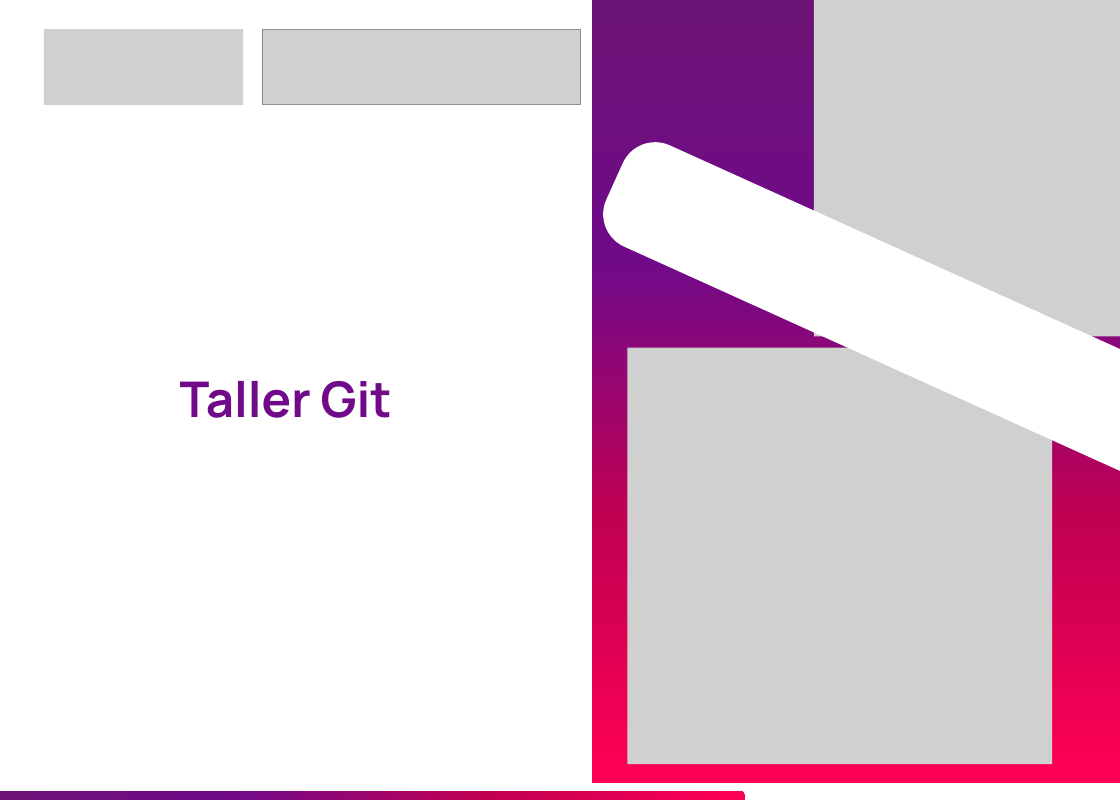
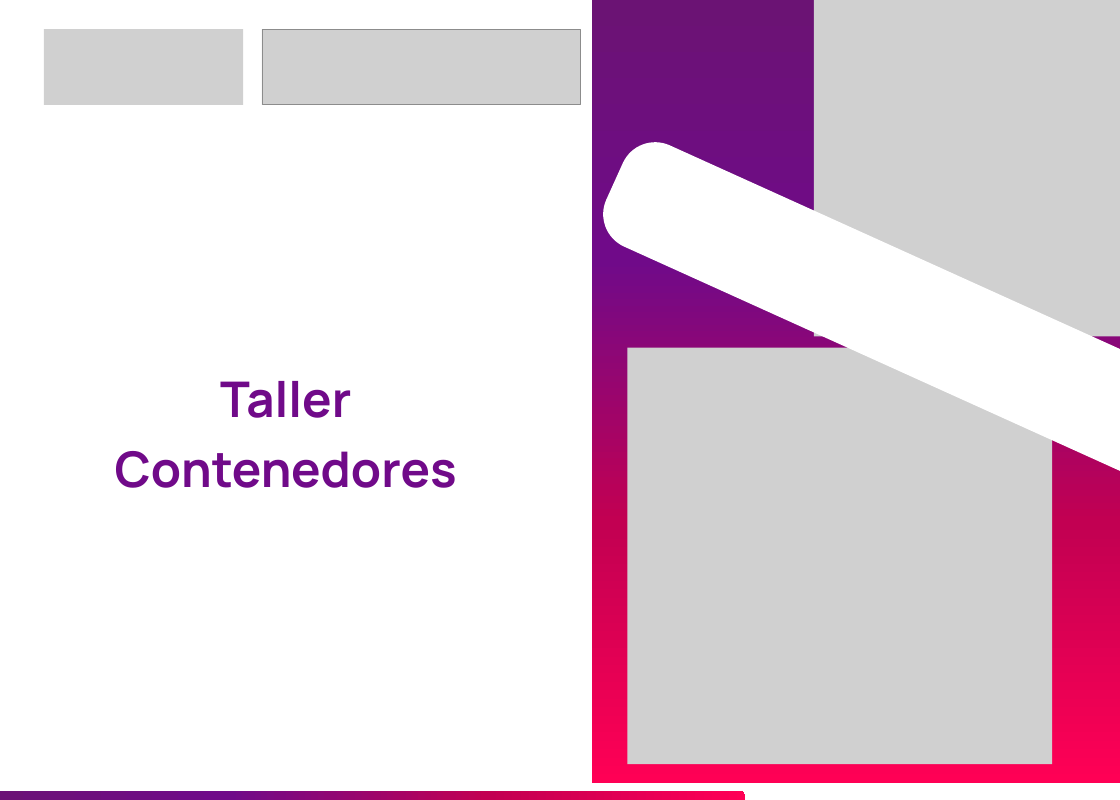
Before and after one commit to JEstebanMejiaV/curso-ingenieria-de-datos, a slide deck: slide 1 of modulo-01_fundamentos/taller-contenedores/materiales-taller-contenedores.pptx. Drawn at 1120x800 pixels with LibreOffice and Linux fonts; fonts in the diff are those of the drawing; grey boxes stand for pictures. Boxes give left, top, right and bottom in pixels: in the first picture for what was removed or moved away, otherwise in the second. Text is boxed around its words. In the diff, an @@ line names an element or a change of style, - is before the commit and + after.

Commit message:
fix taller contenedores v2.0.2

```diff
--- a/modulo-01_fundamentos/taller-contenedores/materiales-taller-contenedores.pptx
+++ b/modulo-01_fundamentos/taller-contenedores/materiales-taller-contenedores.pptx
@@ text at (x1=115, y1=381, x2=457, y2=488): text changed @@
-Taller Git
+Taller Contenedores
```
Also in this commit, not shown: 11 slides added, 11 slides removed, 2 other files.
